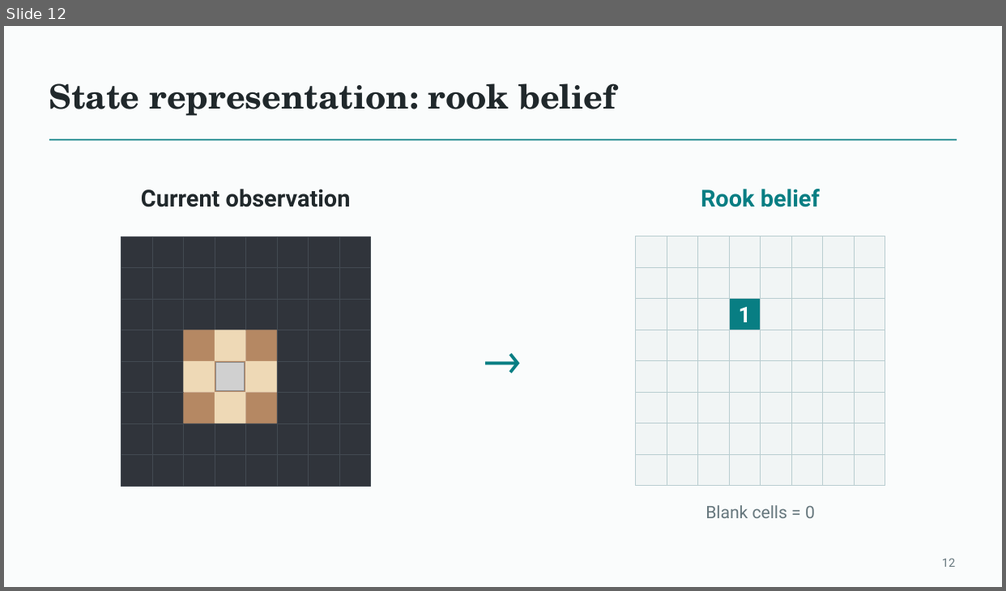
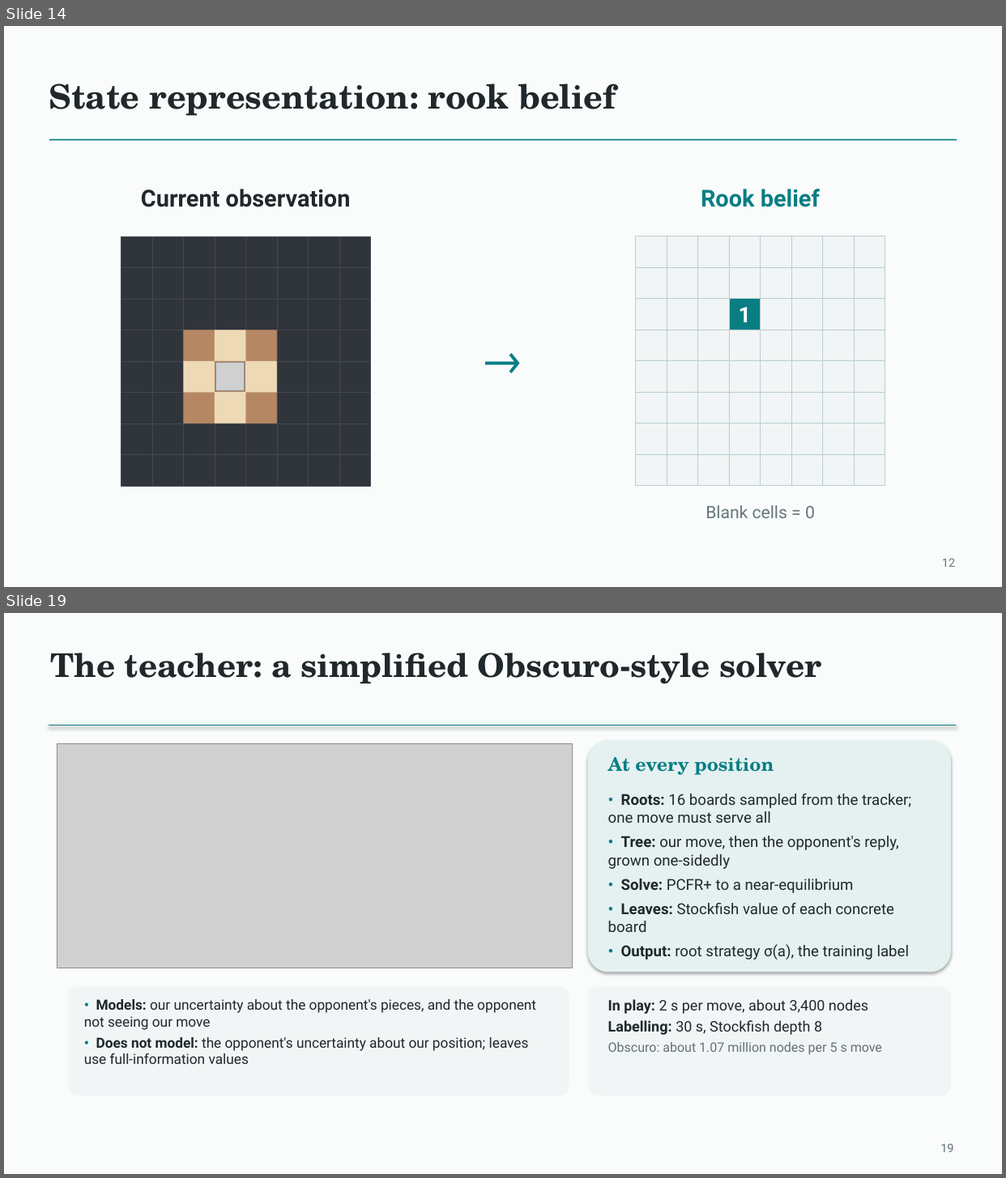
Before and after one commit to Mr-Teal/CS5446_project, a slide deck: docs/presentation/Fog of War Chess - final deck.pptx. Shown one above the other, each under a label of ours: slide 12 before the commit, slides 14 and 19 after it; the slides between them are not shown. The pictures are 1006x591 and 1006x1178 pixels, drawn with LibreOffice and Linux fonts; fonts in the diff are those of the drawing; grey boxes stand for pictures. Boxes give left, top, right and bottom in pixels: in the first picture for what was removed or moved away, otherwise in the second. Text is boxed around its words. In the diff, an @@ line names an element or a change of style, - is before the commit and + after.

```diff
--- a/docs/presentation/Fog of War Chess - final deck.pptx
+++ b/docs/presentation/Fog of War Chess - final deck.pptx
@@ slide 19 added at [4,613,1002,1174], background #FAFCFC @@
@@ text added at [50,653,821,684], 31.5 pt, text #20282B, bold @@
+The teacher: a simplified Obscuro-style solver
@@ line added from (49, 726) to (957, 726), #087E83 1 pt @@
@@ picture added at [57,744,572,969] @@
@@ rounded rectangle added at [588,740,951,973], fill #E5F0F0 @@
@@ text added at [608,757,774,775], 18 pt, text #087E83, bold @@
+At every position
@@ text added at [608,794,911,960], 14.5 pt, text #20282B @@
+• Roots: 16 boards sampled from the tracker; one move must serve all
+• Tree: our move, then the opponent's reply, grown one-sidedly
+• Solve: PCFR+ to a near-equilibrium
+• Leaves: Stockfish value of each concrete board
+• Output: root strategy σ(a), the training label
@@ rounded rectangle added at [68,987,569,1096], fill #F1F5F5 @@
@@ text added at [84,999,536,1064], 13.5 pt, text #20282B @@
+• Models: our uncertainty about the opponent's pieces, and the opponent not seeing our move
+• Does not model: the opponent's uncertainty about our position; leaves use full-information values
@@ rounded rectangle added at [588,987,951,1096], fill #F1F5F5 @@
@@ text added at [608,999,882,1054], 14 pt, text #20282B @@
+In play: 2 s per move, about 3,400 nodes
+Labelling: 30 s, Stockfish depth 8
+Obscuro: about 1.07 million nodes per 5 s move
@@ text added at [940,1144,953,1152], 11.2 pt, text #637276 @@
+19
@@ what was slide 12 is now slide 14 @@
```
Also in this commit, not shown: 2 slides changed, 19 other slides added, 59 slides removed, 1 other file.
